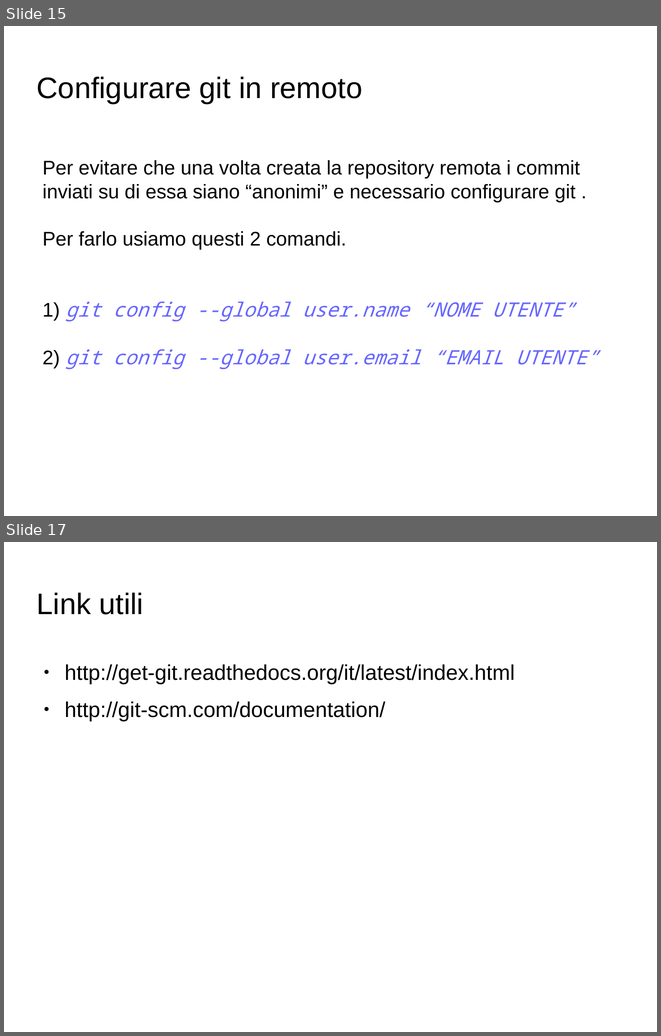
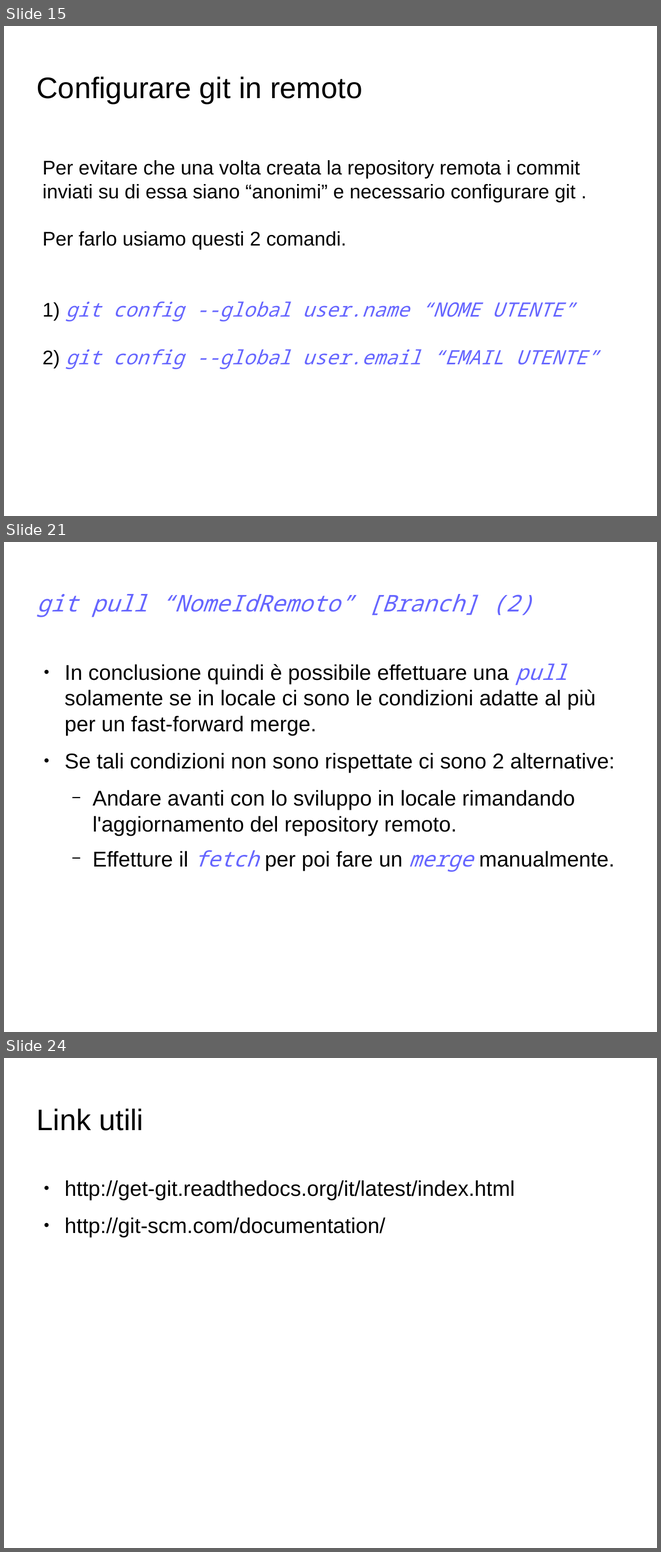
Before and after one commit to GioeleCicchini/Git-Presentation, a slide deck: presentazione git.odp. Shown one above the other, each under a label of ours: slides 15 and 17 before the commit, slides 15, 21 and 24 after it; the slides between them are not shown. The pictures are 661x1036 and 661x1552 pixels, drawn with LibreOffice and Linux fonts; fonts in the diff are those of the drawing; background and template pictures are left out. Boxes give left, top, right and bottom in pixels: in the first picture for what was removed or moved away, otherwise in the second. Text is boxed around its words. In the diff, an @@ line names an element or a change of style, - is before the commit and + after.

```diff
--- a/presentazione git.odp
+++ b/presentazione git.odp
@@ slide 21 added at [4,542,657,1032], background picture (left out) @@
@@ title added at [37,594,533,617], 28 pt, text #6666FF, italic @@
+git pull “NomeIdRemoto” [Branch] (2)
@@ text added at [64,663,615,872], 26 pt, text #000000 @@
+● In conclusione quindi è possibile effettuare una pull solamente se in locale ci sono le condizioni adatte al più per un fast-forward merge.
+● Se tali condizioni non sono rispettate ci sono 2 alternative:
+  − Andare avanti con lo sviluppo in locale rimandando l'aggiornamento del repository remoto.
+  − Effetture il fetch per poi fare un merge manualmente.
@@ what was slide 17 is now slide 24 @@
```
Also in this commit, not shown: 1 slide changed, 6 other slides added, 1 other file.
